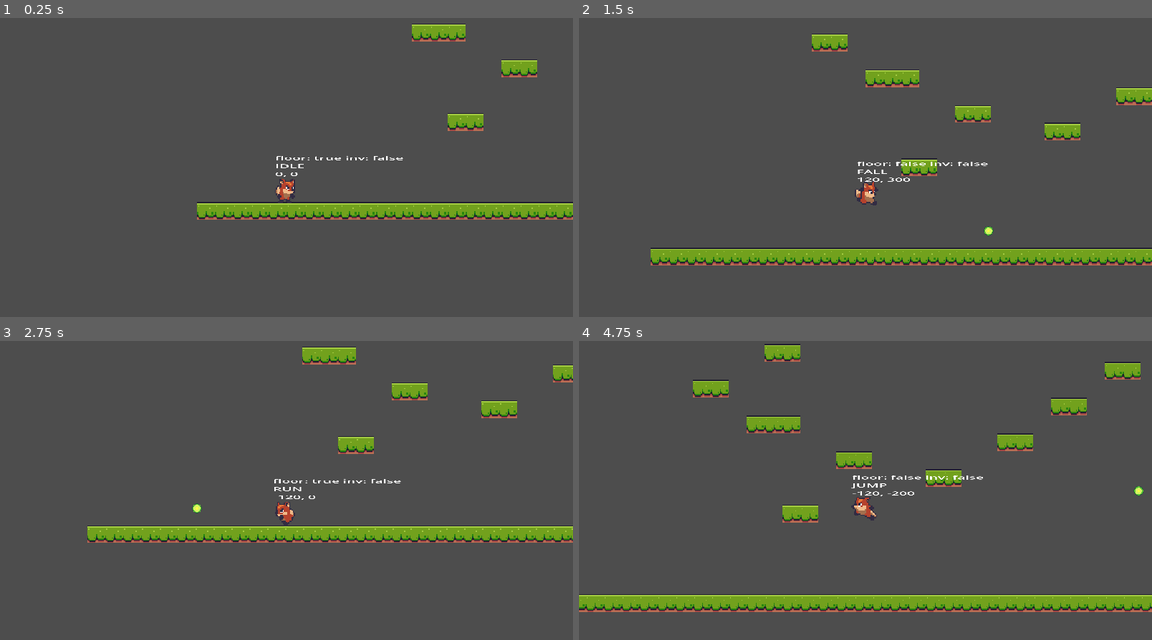
Above: before the commit, frames 1-4 (two rows, left to right).
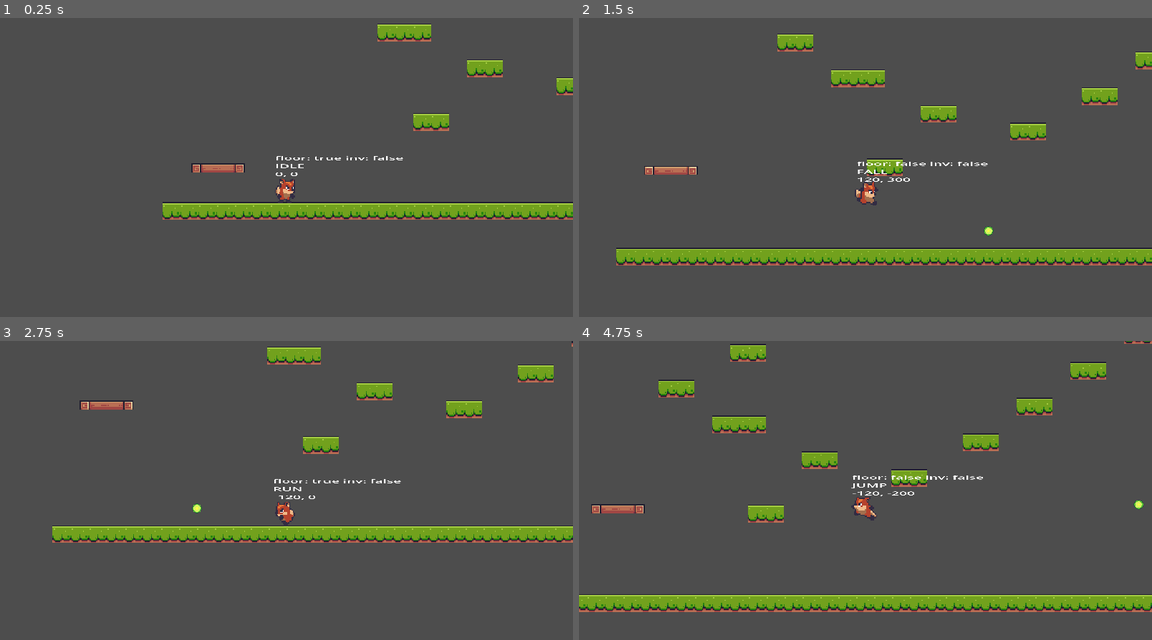
Above: after the commit, the same moments.

Repository: bluewind109/Foxy-Antics
Game: Godot game, scene res://level_base/level_base.tscn
Two runs of this game, one before a commit and one after it. Both use one fixed random seed, a clock stepped at 60 frames per second and the inputs below. The project has no main scene, so this scene is started directly.
Inputs:
- Up to frame 1 (0.25 s): no input
- Up to frame 2 (1.5 s): hold Right (right) from 0.53 s (still down); tap Ctrl (shoot) at 0.6, 1.35 s; tap Space (jump) at 0.77 s
- Up to frame 3 (2.75 s): tap Space (jump) at 1.52 s; release Right (right) at 2.03 s; hold Left (left) from 2.03 s (still down); tap Ctrl (shoot) at 2.1 s
- Up to frame 4 (4.75 s): release Left (left) at 2.78 s; hold Right (right) 2.78-4.28 s; tap Ctrl (shoot) at 2.85, 3.6, 4.35 s; tap Space (jump) at 3.02, 3.77, 4.52 s; hold Left (left) from 4.28 s (still down)

The runs differ from the first frame. In frame 1, 3.8% of the frame differs, in the area x 28-100%, y 1-68%; in frame 2, 6.1%; in frame 3, 5.2%; in frame 4, 7.9%, in the area x 0-100%, y 0-91%.

Commit message:
Implement moving platform functions

Diff:
--- a/level_base/level_base.tscn
+++ b/level_base/level_base.tscn
@@ -1,9 +1,10 @@
-[gd_scene load_steps=7 format=3 uid="uid://cqoeu7pr1xvmm"]
+[gd_scene load_steps=8 format=3 uid="uid://cqoeu7pr1xvmm"]
 
 [ext_resource type="Texture2D" uid="uid://ehxev7ut3l5n" path="res://assets/tiles/Terrain (16x16).png" id="1_2dfj2"]
 [ext_resource type="Script" path="res://level_base/level_base.gd" id="1_5128b"]
 [ext_resource type="PackedScene" uid="uid://bvtndiildrdct" path="res://player_camera/player_camera.tscn" id="2_mp0i7"]
 [ext_resource type="PackedScene" uid="uid://bfsovpbkbd7p1" path="res://player/player.tscn" id="3_r1jgr"]
+[ext_resource type="PackedScene" uid="uid://cjsg5236f3qek" path="res://moving_platform/moving_platform.tscn" id="5_n1ylw"]
 
 [sub_resource type="TileSetAtlasSource" id="TileSetAtlasSource_ow75y"]
 texture = ExtResource("1_2dfj2")
@@ -575,4 +576,17 @@
 zoom = Vector2(2, 2)
 
 [node name="Player" parent="." instance=ExtResource("3_r1jgr")]
-position = Vector2(80, -48)
+position = Vector2(111, -46)
+
+[node name="MovingPlatform" parent="." node_paths=PackedStringArray("p1", "p2") instance=ExtResource("5_n1ylw")]
+position = Vector2(50, -40)
+p1 = NodePath("../Markers/MP1_2")
+p2 = NodePath("../Markers/MP1_1")
+
+[node name="Markers" type="Node" parent="."]
+
+[node name="MP1_1" type="Marker2D" parent="Markers"]
+position = Vector2(177, -42)
+
+[node name="MP1_2" type="Marker2D" parent="Markers"]
+position = Vector2(50, -140)
--- /dev/null
+++ b/moving_platform/moving_platform.gd
@@ -0,0 +1,38 @@
+extends AnimatableBody2D
+
+@export var p1: Marker2D
+@export var p2: Marker2D
+@export var speed: float = 50.0
+
+var _time_to_move: float = 0.0
+var _tween: Tween
+
+func _ready():
+	set_time_to_move()
+	set_moving()
+
+
+func _exit_tree() -> void:
+	_tween.kill()
+
+
+func set_time_to_move() -> void:
+	var delta = p1.global_position.distance_to(p2.global_position)
+	_time_to_move = delta / speed
+
+
+func set_moving() -> void:
+	_tween = get_tree().create_tween()
+	_tween.set_loops(0)
+	_tween.tween_property(
+		self,
+		"global_position",
+		p1.global_position,
+		_time_to_move
+	)
+	_tween.tween_property(
+		self,
+		"global_position",
+		p2.global_position,
+		_time_to_move
+	)
--- /dev/null
+++ b/moving_platform/moving_platform.tscn
@@ -0,0 +1,19 @@
+[gd_scene load_steps=4 format=3 uid="uid://cjsg5236f3qek"]
+
+[ext_resource type="Script" path="res://moving_platform/moving_platform.gd" id="1_awg3v"]
+[ext_resource type="Texture2D" uid="uid://ehxev7ut3l5n" path="res://assets/tiles/Terrain (16x16).png" id="1_yfb04"]
+
+[sub_resource type="RectangleShape2D" id="RectangleShape2D_3a0gd"]
+size = Vector2(48, 7)
+
+[node name="MovingPlatform" type="AnimatableBody2D"]
+collision_mask = 32
+script = ExtResource("1_awg3v")
+
+[node name="Sprite2D" type="Sprite2D" parent="."]
+texture = ExtResource("1_yfb04")
+region_enabled = true
+region_rect = Rect2(0, 64, 48, 8)
+
+[node name="CollisionShape2D" type="CollisionShape2D" parent="."]
+shape = SubResource("RectangleShape2D_3a0gd")
--- a/player/player.tscn
+++ b/player/player.tscn
@@ -158,7 +158,7 @@
 }
 
 [node name="Player" type="CharacterBody2D" groups=["player"]]
-collision_layer = 0
+collision_layer = 32
 script = ExtResource("1_afi6f")
 
 [node name="Sprite2D" type="Sprite2D" parent="."]
--- a/project.godot
+++ b/project.godot
@@ -57,6 +57,7 @@
 2d_physics/layer_3="enemy_hit_box"
 2d_physics/layer_4="player_bullet"
 2d_physics/layer_5="enemy_bullet"
+2d_physics/layer_6="player_physics"
 
 [rendering]
 
